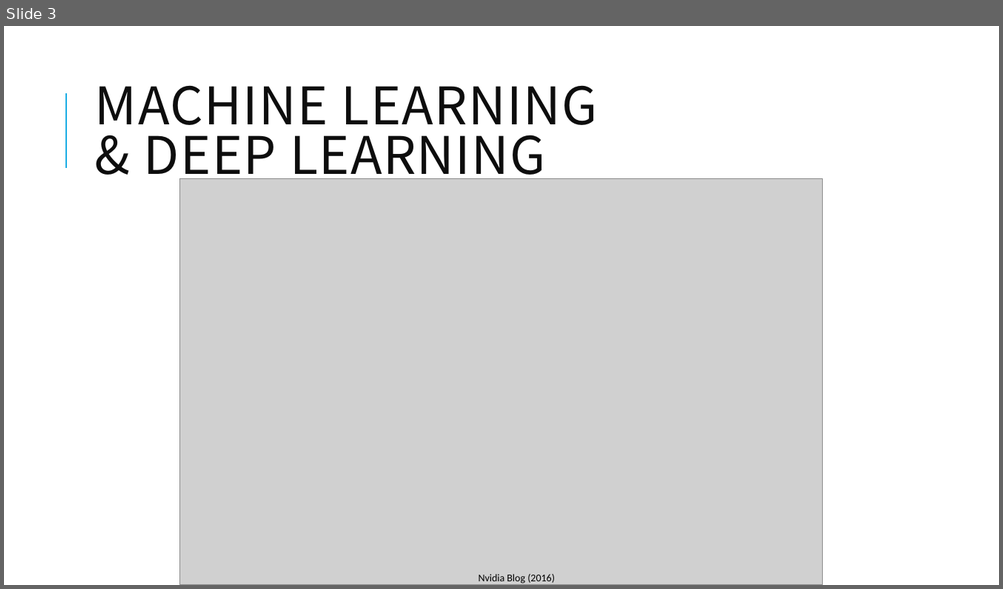
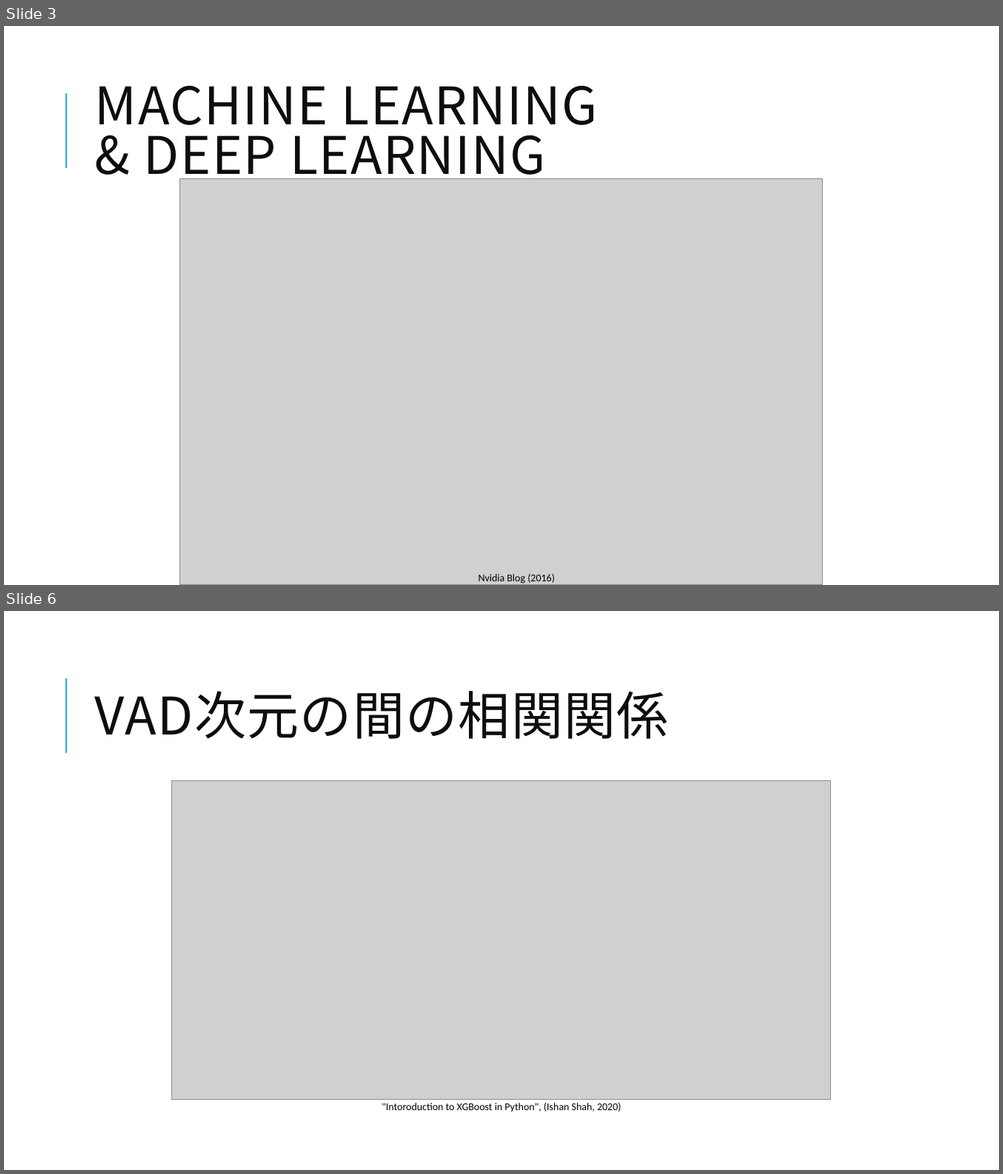
Before and after one commit to Sion1225/ChatBot_for_OpenLab, a slide deck: Open Lab.pptx. Shown one above the other, each under a label of ours: slide 3 before the commit, slides 3 and 6 after it; the slides between them are not shown. The pictures are 1003x589 and 1003x1174 pixels, drawn with LibreOffice and Linux fonts; fonts in the diff are those of the drawing; grey boxes stand for pictures. Boxes give left, top, right and bottom in pixels: in the first picture for what was removed or moved away, otherwise in the second. Text is boxed around its words. In the diff, an @@ line names an element or a change of style, - is before the commit and + after.

```diff
--- a/Open Lab.pptx
+++ b/Open Lab.pptx
@@ slide 6 added at [4,611,999,1170], background #FFFFFF; not listed: 1 template element that a slide beside it also shows @@
@@ title added at [95,691,669,739], 50 pt, text #0D0D0D @@
+VAD次元の間の相関関係
@@ picture added at [172,781,831,1099] @@
@@ text added at [381,1103,621,1113], 10 pt, text #000000 @@
+"Intoroduction to XGBoost in Python", (Ishan Shah, 2020)
```
Also in this commit, not shown: 1 slide changed, 3 other slides added.
